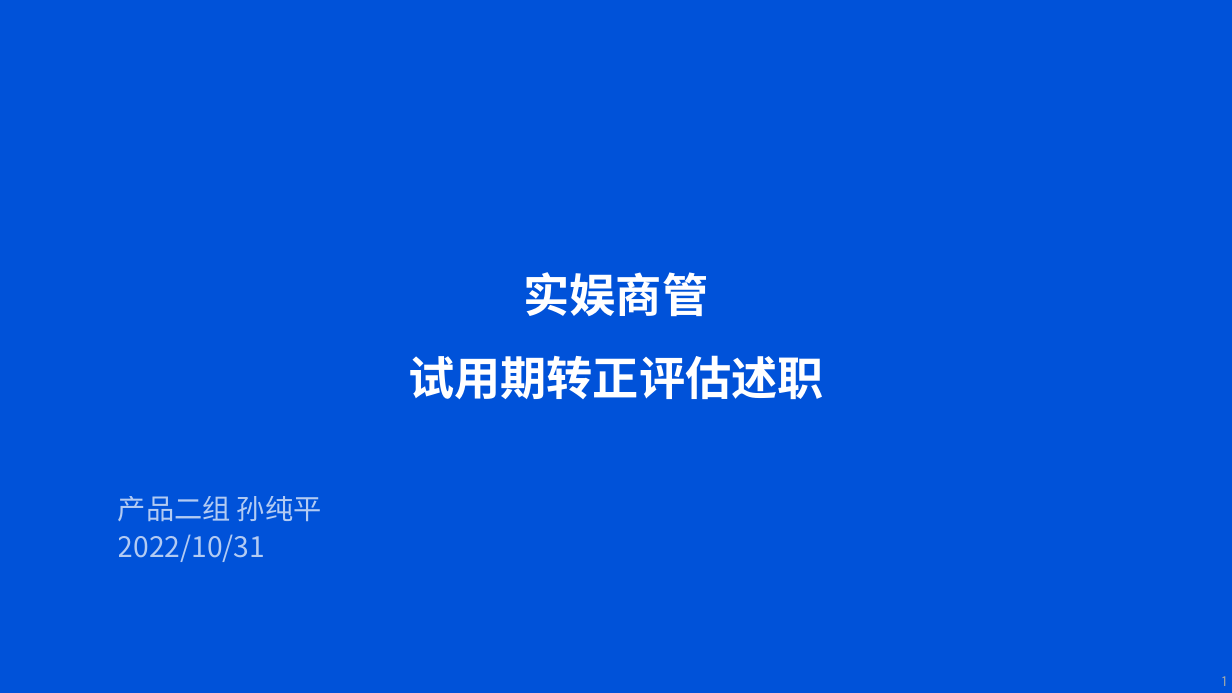
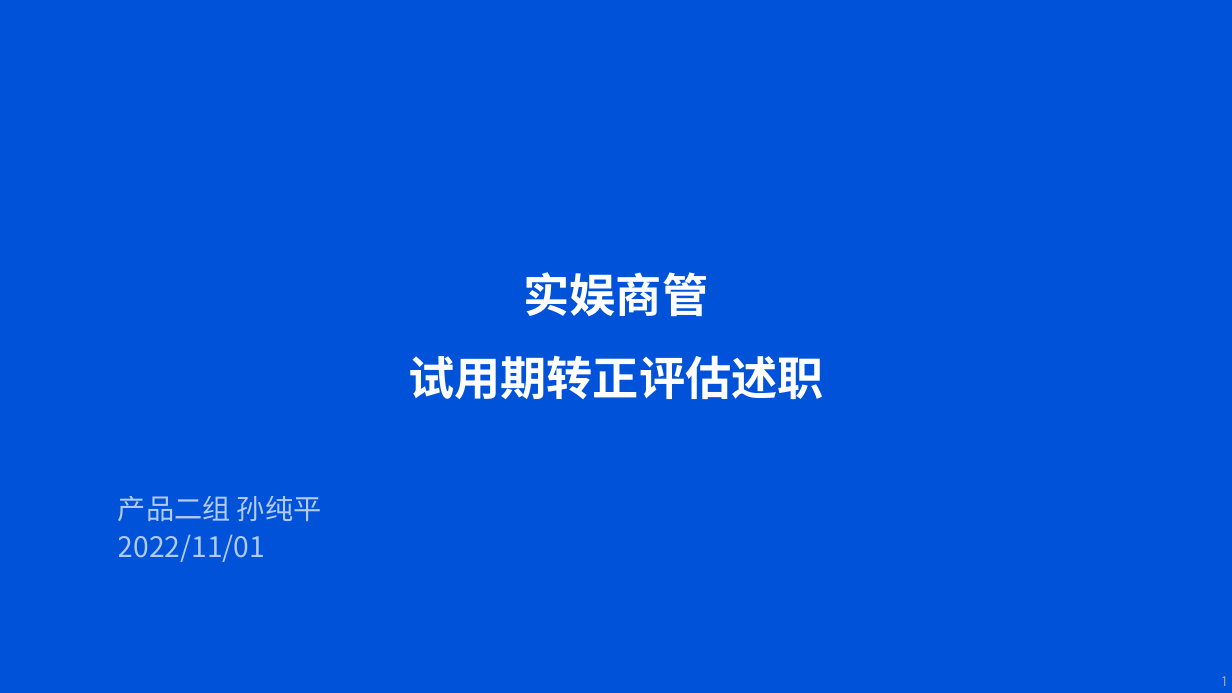
Before and after one commit to sunshiheima/MyPoject, a slide deck: slide 1 of files/简历/答辩.pptx. Drawn at 1232x693 pixels with LibreOffice and Linux fonts; fonts in the diff are those of the drawing; background and template pictures are left out. Boxes give left, top, right and bottom in pixels: in the first picture for what was removed or moved away, otherwise in the second. Text is boxed around its words. In the diff, an @@ line names an element or a change of style, - is before the commit and + after.

```diff
--- a/files/简历/答辩.pptx
+++ b/files/简历/答辩.pptx
@@ text at (x1=118, y1=534, x2=265, y2=562): text changed @@
-2022/10/31
+2022/11/01
```
Also in this commit, not shown: 3 other slides changed, 1 slide added, 1 slide removed.
